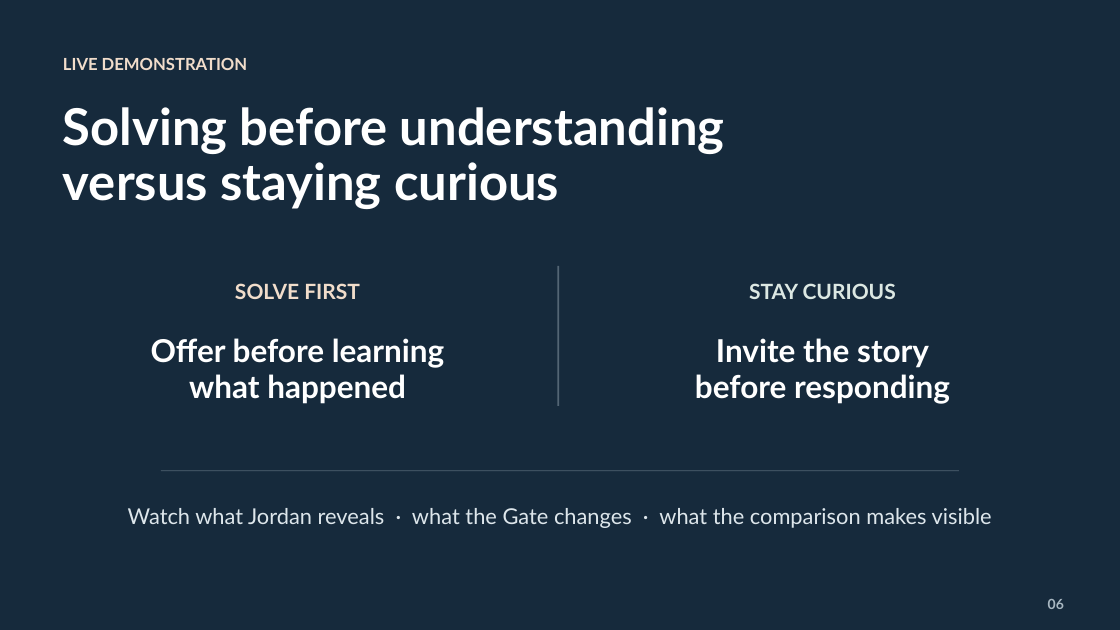
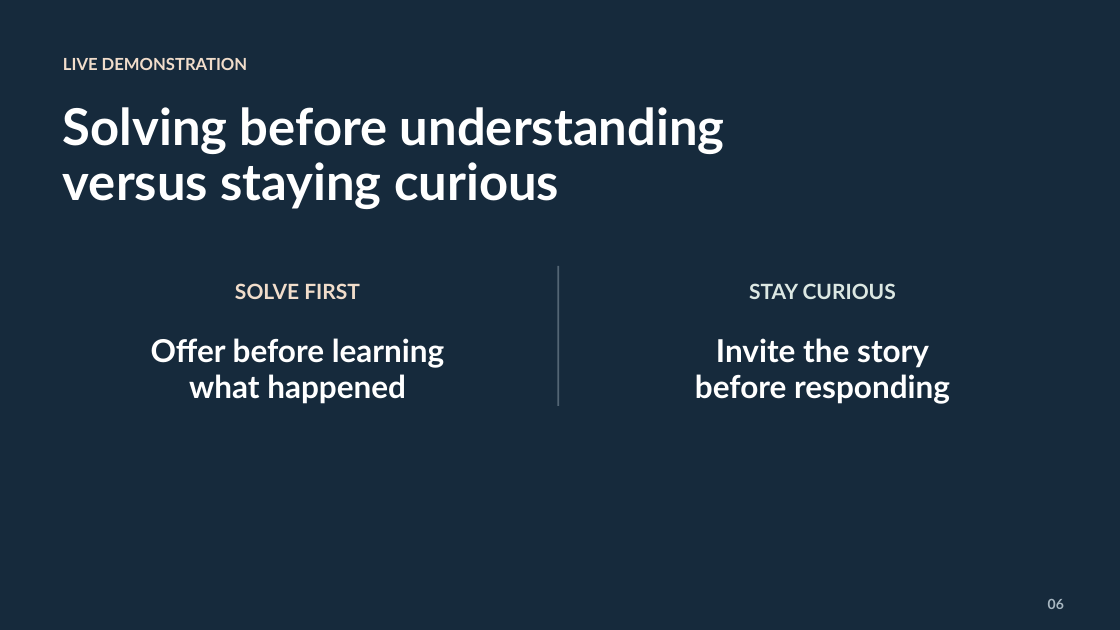
Before and after one commit to Peeb-Dalpeeb/conversation_practice, a slide deck: slide 6 of Conversation-Practice-Executive-Demo.pptx. Drawn at 1120x630 pixels with LibreOffice and Linux fonts; fonts in the diff are those of the drawing. Boxes give left, top, right and bottom in pixels: in the first picture for what was removed or moved away, otherwise in the second. Text is boxed around its words. In the diff, an @@ line names an element or a change of style, - is before the commit and + after.

```diff
--- a/Conversation-Practice-Executive-Demo.pptx
+++ b/Conversation-Practice-Executive-Demo.pptx
@@ line removed from (161, 471) to (960, 471) @@
@@ text removed at (128, 508, 992, 528) @@
-Watch what Jordan reveals · what the Gate changes · what the comparison makes visible
```
Also in this commit, not shown: 6 other slides changed, 1 slide added, 1 slide removed.
